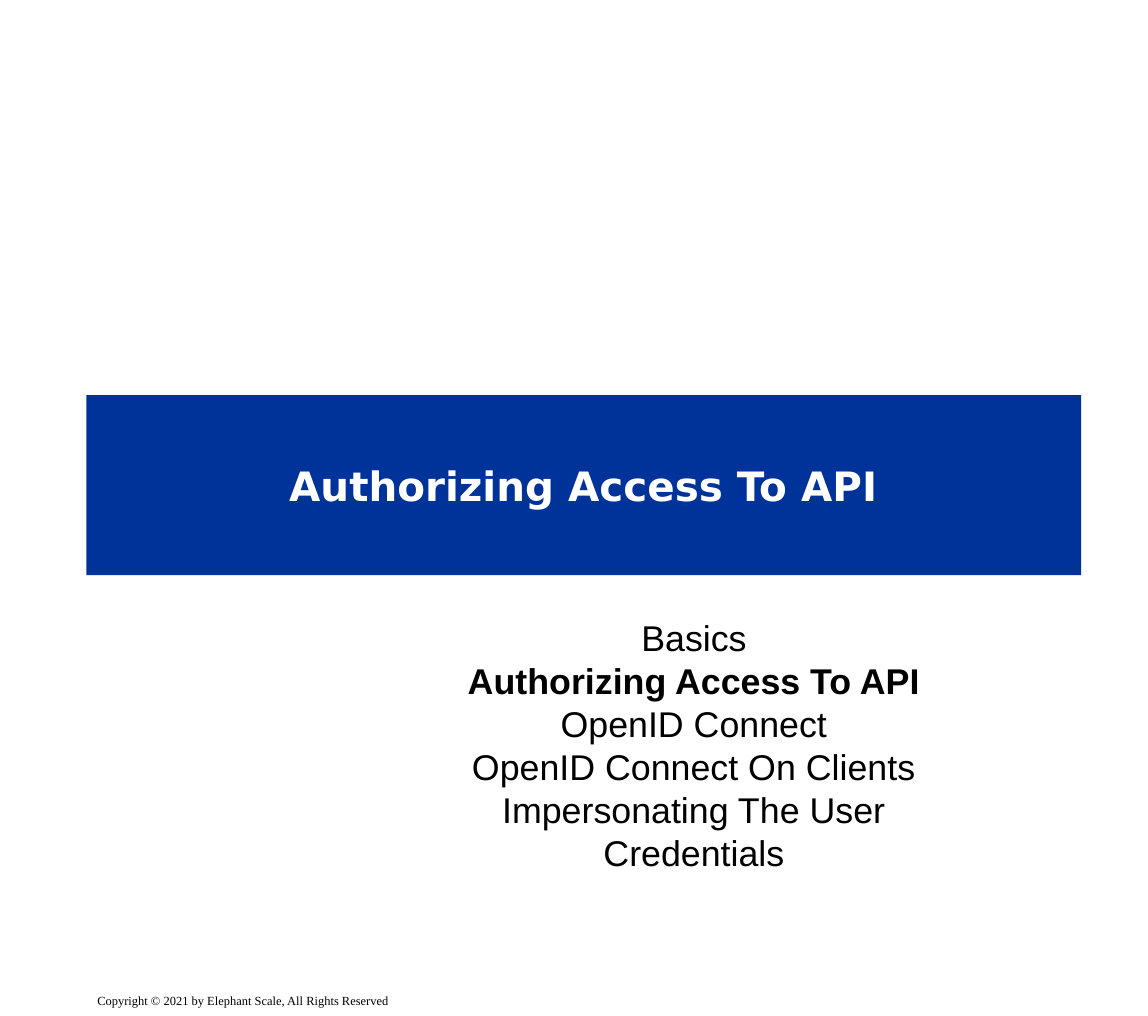
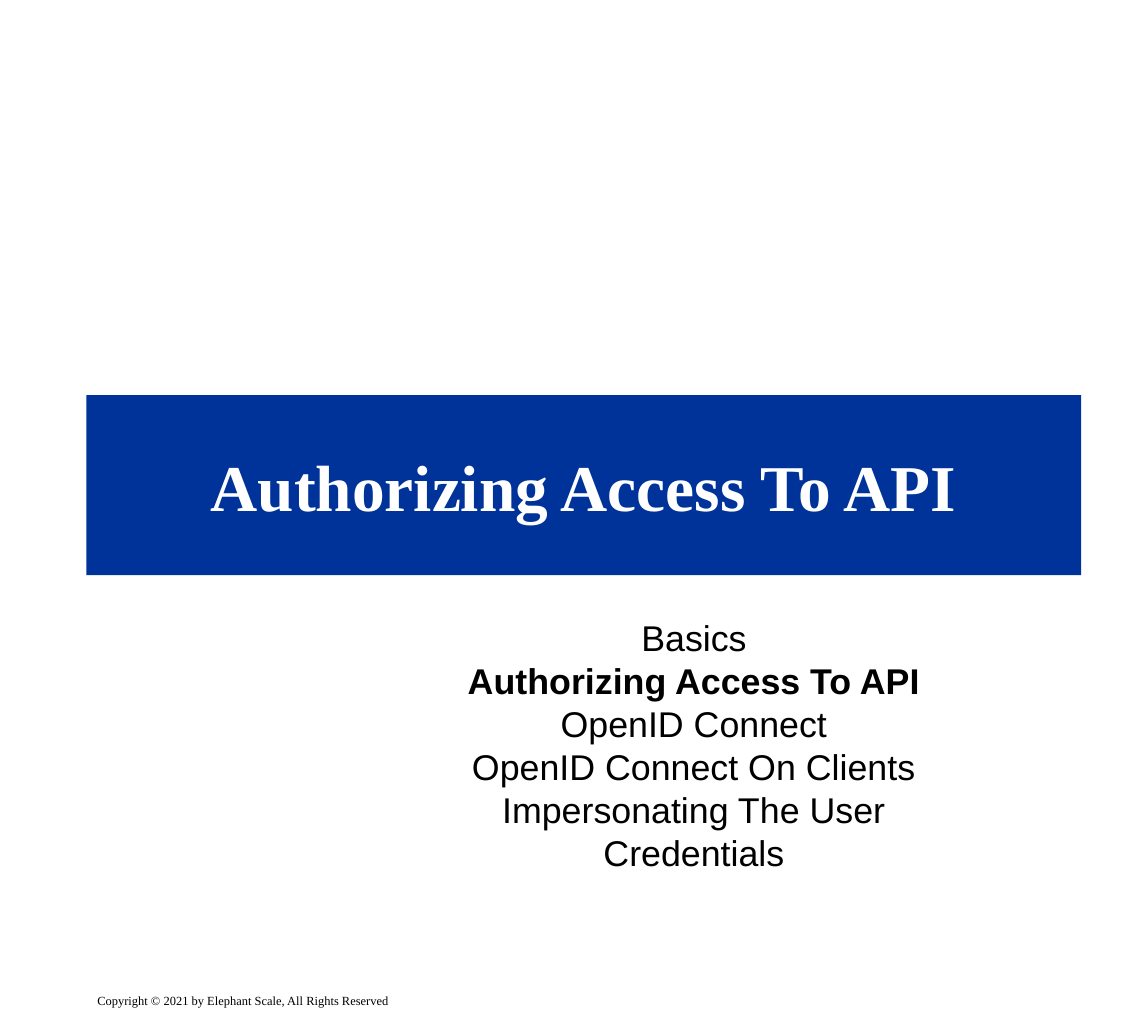
Before and after one commit to elephantscale/es-training-new, a slide deck: slide 15 of secure-coding/slides/delivery/10__Angular-oauth.pptx. Drawn at 1148x1016 pixels with LibreOffice and Linux fonts; fonts in the diff are those of the drawing; background and template pictures are left out. Boxes give left, top, right and bottom in pixels: in the first picture for what was removed or moved away, otherwise in the second. Text is boxed around its words. In the diff, an @@ line names an element or a change of style, - is before the commit and + after.

```diff
--- a/secure-coding/slides/delivery/10__Angular-oauth.pptx
+++ b/secure-coding/slides/delivery/10__Angular-oauth.pptx
@@ title "Authorizing Access To API" at (86, 395, 1081, 576): size 26 to 42 pt, font DejaVu Sans to Times New Roman @@
```
Also in this commit, not shown: 11 other slides changed, 1 other file.
